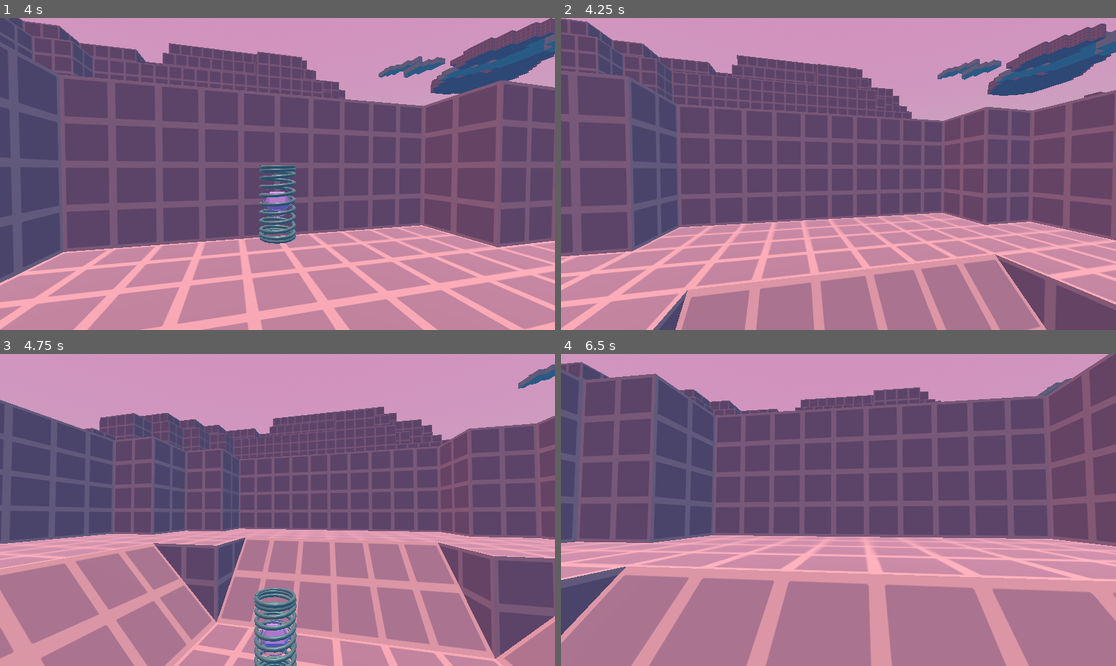
Above: before the commit, frames 1-4 (two rows, left to right).
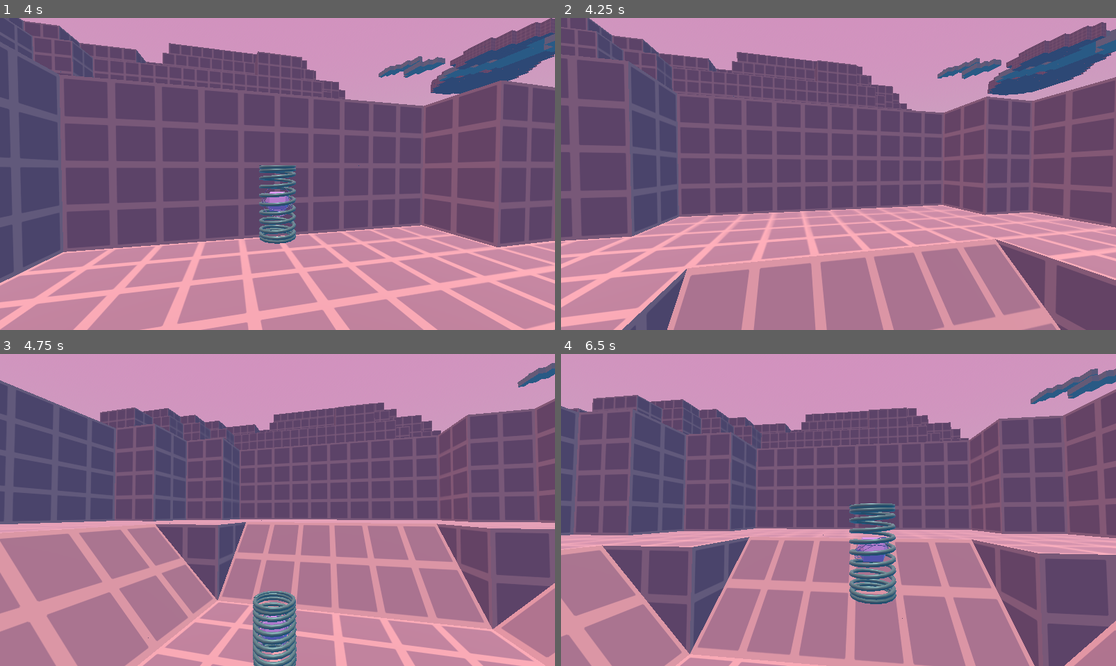
Above: after the commit, the same moments.

Repository: Althories/springstar
Game: Godot game, scene res://Scenes/Levels/tutorial.tscn
Same seed, same stepped clock (60 frames per second), same inputs: the game is played once before the commit and once after it.
Inputs (mouse positions are in pixels of both pictures, inside the frame that each line leads up to):
- Up to frame 1 (4 s): move the mouse to (305, 174) at 0.52 s; press the mouse at (305, 174) at 0.53 s; hold W (move_forward) from 0.53 s (still down); tap Space (jump) at 0.77, 1.52, 3.02, 3.77 s; move the mouse to (249, 174) at 1.27 s; release the mouse at (249, 174) at 1.28 s; tap Tab (show_compass) at 1.35, 2.85 s; move the mouse to (288, 167) at 2.02 s; press the mouse at (288, 167) at 2.03 s; move the mouse to (271, 180) at 2.77 s; release the mouse at (271, 180) at 2.78 s; move the mouse to (316, 177) at 3.52 s; press the mouse at (316, 177) at 3.53 s
- Up to frame 2 (4.25 s): keep holding W (move_forward); tap R (reset) at 4.15 s
- Up to frame 3 (4.75 s): keep holding W (move_forward); move the mouse to (233, 506) at 4.27 s; release the mouse at (233, 506) at 4.28 s; tap Tab (show_compass) at 4.35 s; tap Space (jump) at 4.52 s
- Up to frame 4 (6.5 s): move the mouse to (844, 510) at 5.02 s; press the mouse at (844, 510) at 5.03 s; move the mouse to (816, 503) at 5.77 s; release W (move_forward) at 5.78 s; release the mouse at (816, 503) at 5.78 s; hold D (move_right) from 5.78 s (still down); tap Tab (show_compass) at 5.85 s; tap Space (jump) at 6.02 s

Frame 1 is identical in both runs. In frame 2, 28% of the frame differs, in the area x 0-100%, y 0-100%; in frame 3, 34%; in frame 4, 48%.

Commit message:
okay FINAL FINAL update
Removed reset_height export var (now irrelevant)

Added spawn checkpoint in its place

also cleaned up the code a bit, removed now irrelevant comment

Diff:
--- a/Scenes/Levels/tutorial.tscn
+++ b/Scenes/Levels/tutorial.tscn
@@ -85,6 +85,13 @@
 
 [sub_resource type="StandardMaterial3D" id="StandardMaterial3D_keyqn"]
 
+[sub_resource type="BoxShape3D" id="BoxShape3D_i0v1t"]
+resource_local_to_scene = true
+size = Vector3(27.802, 9.76202, 30.8689)
+
+[sub_resource type="CylinderMesh" id="CylinderMesh_qvtqq"]
+height = 1.5
+
 [sub_resource type="BoxShape3D" id="BoxShape3D_jovcd"]
 resource_local_to_scene = true
 size = Vector3(1, 24.2698, 50.7669)
@@ -103,7 +110,7 @@
 resource_local_to_scene = true
 size = Vector3(1, 28.8187, 74.4746)
 
-[sub_resource type="CylinderMesh" id="CylinderMesh_qvtqq"]
+[sub_resource type="CylinderMesh" id="CylinderMesh_0mdj5"]
 height = 1.5
 
 [sub_resource type="BoxShape3D" id="BoxShape3D_qvtqq"]
@@ -263,6 +270,18 @@
 
 [node name="Checkpoints" type="Node" parent="World"]
 
+[node name="Checkpoint_Spawn" type="Area3D" parent="World/Checkpoints"]
+transform = Transform3D(1, 0, 0, 0, 1, 0, 0, 0, 1, 0, 3.74872, 0)
+visible = false
+script = ExtResource("4_jovcd")
+
+[node name="Checkpoint_Col" type="CollisionShape3D" parent="World/Checkpoints/Checkpoint_Spawn"]
+transform = Transform3D(1, 0, 0, 0, 1, 0, 0, 0, 1, 1.65873, 4.38101, 3.13245)
+shape = SubResource("BoxShape3D_i0v1t")
+
+[node name="Checkpoint_Resapwn_Visual" type="MeshInstance3D" parent="World/Checkpoints/Checkpoint_Spawn"]
+mesh = SubResource("CylinderMesh_qvtqq")
+
 [node name="Checkpoint1" type="Area3D" parent="World/Checkpoints"]
 transform = Transform3D(1, 0, 0, 0, 1, 0, 0, 0, 1, 47.8606, 8.99286, 0)
 visible = false
@@ -298,7 +317,7 @@
 shape = SubResource("BoxShape3D_sghjv")
 
 [node name="Checkpoint_Resapwn_Visual" type="MeshInstance3D" parent="World/Checkpoints/Checkpoint3"]
-mesh = SubResource("CylinderMesh_qvtqq")
+mesh = SubResource("CylinderMesh_0mdj5")
 
 [node name="Checkpoint4" type="Area3D" parent="World/Checkpoints"]
 transform = Transform3D(1, 0, 0, 0, 1, 0, 0, 0, 1, 132.572, 73.3496, -71.5419)
@@ -310,7 +329,7 @@
 shape = SubResource("BoxShape3D_qvtqq")
 
 [node name="Checkpoint_Resapwn_Visual" type="MeshInstance3D" parent="World/Checkpoints/Checkpoint4"]
-mesh = SubResource("CylinderMesh_qvtqq")
+mesh = SubResource("CylinderMesh_0mdj5")
 
 [node name="SpringStuff" type="Node" parent="."]
 
@@ -357,6 +376,7 @@
 script = ExtResource("6_45db0")
 spring = NodePath("../../SpringStuff/TestSpring")
 
+[connection signal="cp_pos" from="World/Checkpoints/Checkpoint_Spawn" to="SpringStuff/TestSpring" method="_on_cp_pos"]
 [connection signal="cp_pos" from="World/Checkpoints/Checkpoint1" to="SpringStuff/TestSpring" method="_on_cp_pos"]
 [connection signal="cp_pos" from="World/Checkpoints/Checkpoint2" to="SpringStuff/TestSpring" method="_on_cp_pos"]
 [connection signal="cp_pos" from="World/Checkpoints/Checkpoint3" to="SpringStuff/TestSpring" method="_on_cp_pos"]
--- a/Scripts/SpringCharacter/spring_script.gd
+++ b/Scripts/SpringCharacter/spring_script.gd
@@ -19,7 +19,6 @@
 @export var mouse_sens = 0.15						# Adjustable mouse sensitivity for camera
 @export var ground_bounce_wait_time = 20			# Time spring holds on ground in ground bounce
 @export var ground_anim_speed = 0.5					# Spring ground stretch/squash anim speed in ground state
-@export var reset_height = 2
 
 var bounce_timer = 0								# Enables spring ground movement after wait time expires
 var charge_velocity = 0								# Var to accumulate velocity in charge jump
@@ -28,14 +27,11 @@
 var most_recent_groundpoint = Vector3()
 var aim_vector = Vector3()
 var bonk_timer = 0									# bonq :3
-var reset_position = Vector3(0, 5, 0)		#Change this to grab something from world _ready later
-
-#https://docs.godotengine.org/en/stable/classes/class_node3d.html#class-node3d-method-look-at
-#look_at(Vector3(target_position.x, position.y, target_position.z), Vector3.UP)
-
-signal charging
-signal spring_pos(spring_pos_x, spring_pos_y, spring_pos_z)
-var rotationSpeed: float = 1						# Speed the rings rotate
+var reset_position = Vector3()						#Initializes spring reset position
+var rotationSpeed: float = 1						# Speed the rings rotate in the animation
+
+signal charging										#for use in charge UI
+signal spring_pos(spring_pos_x, spring_pos_y, spring_pos_z)	#for positioning compass above spring
 
 func _ready():
 	Input.mouse_mode = Input.MOUSE_MODE_CAPTURED	# Locks mouse to window and hides
@@ -158,7 +154,7 @@
 
 func reset() -> void:
 	'''Reset player to state on startup'''
-	position = reset_position 		#Reset position to center +2 y height to not clip into ground
+	position = reset_position 		#Reset position based off most recent checkpoint
 	velocity = Vector3(0, 0, 0)			#Reset velocity
 
 func animate(input: String) -> void:
Not shown: 1 places in Scenes/Levels/tutorial.tscn that only renumber resources
